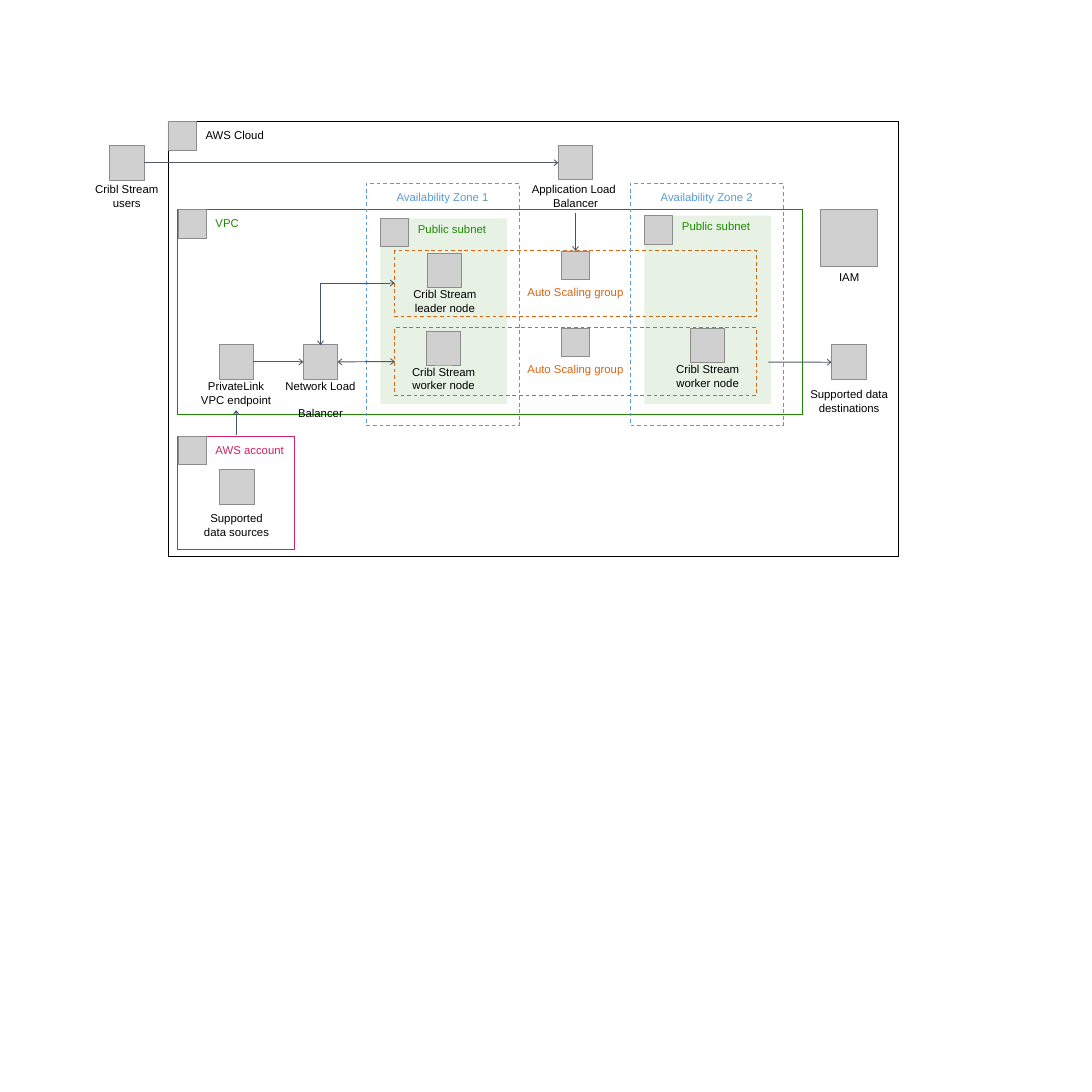
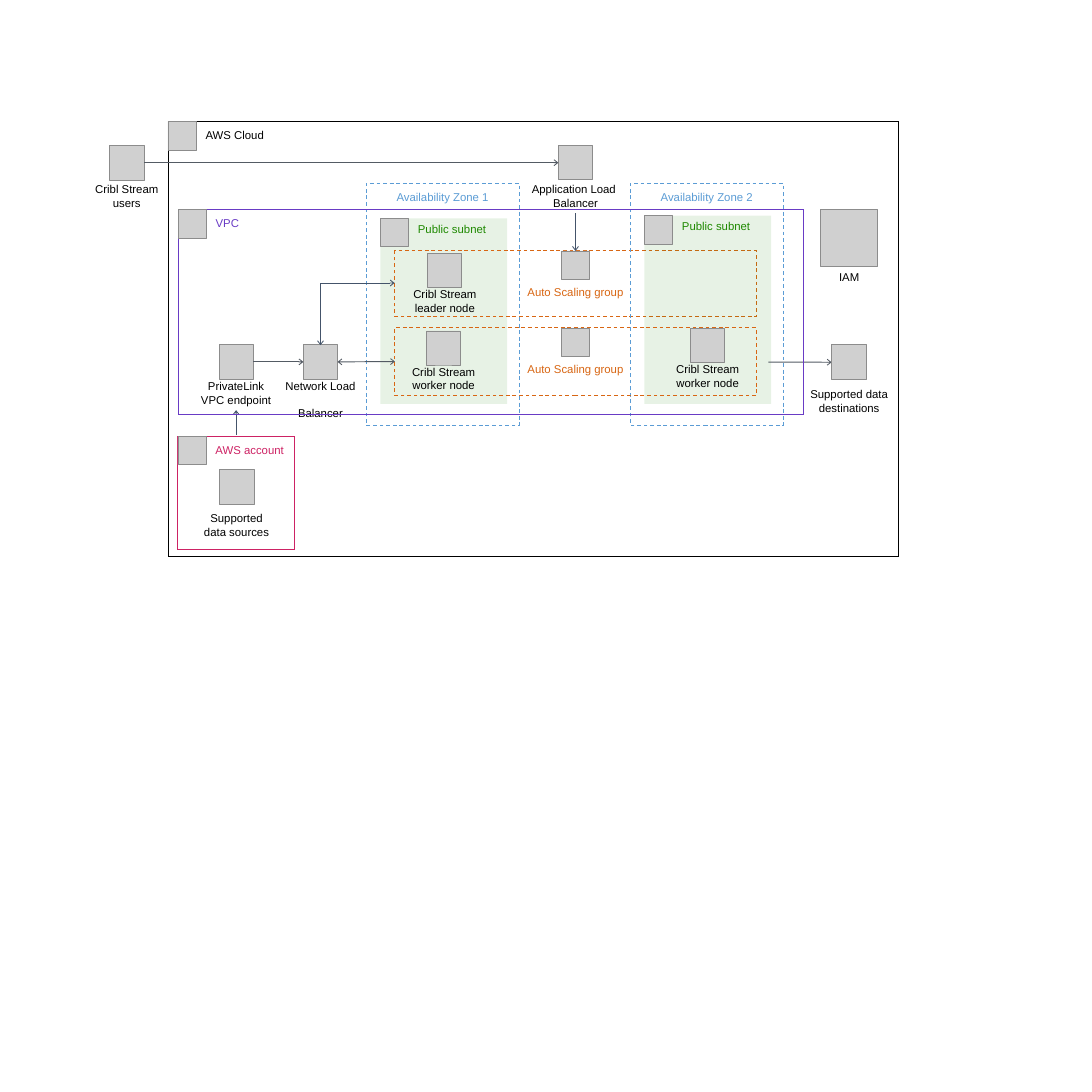
Before and after one commit to aws-quickstart/quickstart-cribl-stream-privatelink-ami, a slide deck: slide 2 of docs/deployment_guide/images/cribl-private-link-architecture-diagram.pptx. Drawn at 1092x1092 pixels with LibreOffice and Linux fonts; fonts in the diff are those of the drawing; grey boxes stand for pictures. Boxes give left, top, right and bottom in pixels: in the first picture for what was removed or moved away, otherwise in the second. Text is boxed around its words. In the diff, an @@ line names an element or a change of style, - is before the commit and + after.

```diff
--- a/docs/deployment_guide/images/cribl-private-link-architecture-diagram.pptx
+++ b/docs/deployment_guide/images/cribl-private-link-architecture-diagram.pptx
@@ rectangle "VPC" at box(178, 210, 803, 414): text colour #1E8900 to #693BC5; outline #1E8900 1 pt to #693BC5 1 pt @@
```
Also in this commit, not shown: 1 other file.
